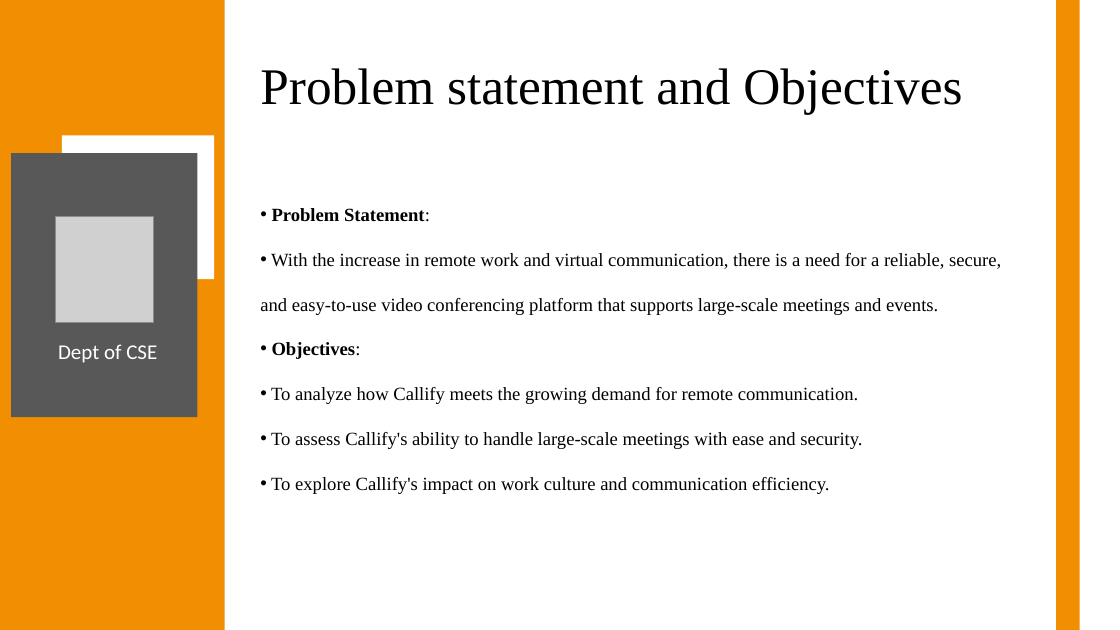
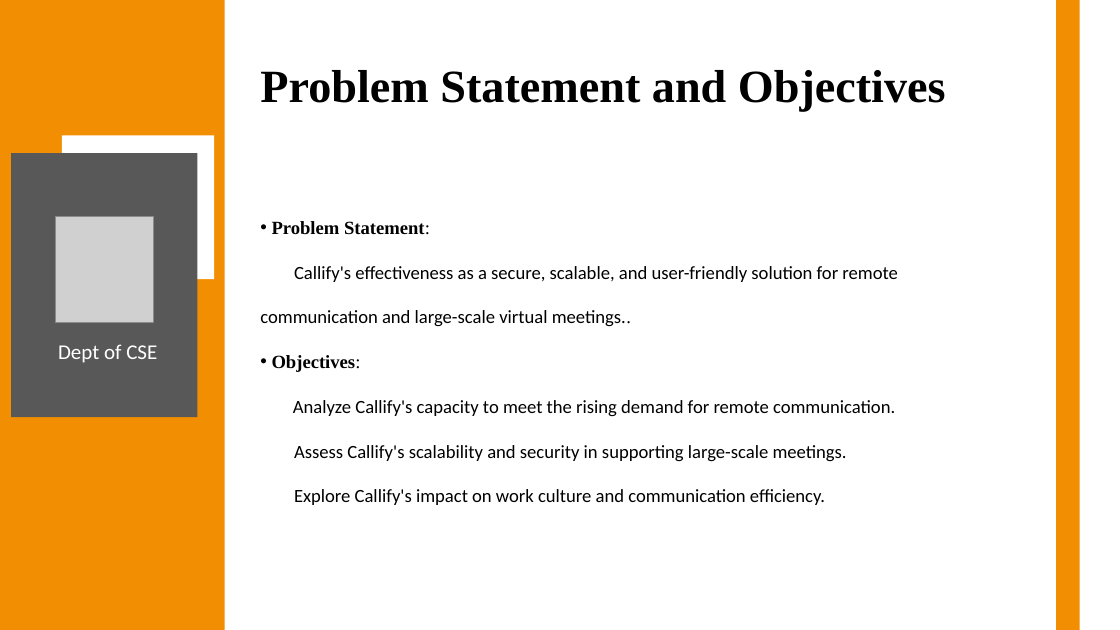
Before and after one commit to Anish202020/7th-Semester, a slide deck: slide 9 of Report & PPT/Project Work/Ppt/Callify Synopsis.pptx (slide 5 before the commit). Drawn at 1120x630 pixels with LibreOffice and Linux fonts; fonts in the diff are those of the drawing; grey boxes stand for pictures. Boxes give left, top, right and bottom in pixels: in the first picture for what was removed or moved away, otherwise in the second. Text is boxed around its words. In the diff, an @@ line names an element or a change of style, - is before the commit and + after.

Commit message:
commit changes

```diff
--- a/Report & PPT/Project Work/Ppt/Callify Synopsis.pptx
+++ b/Report & PPT/Project Work/Ppt/Callify Synopsis.pptx
@@ title at (260,70,946,111): text changed; size 44 to 39.6 pt; bold on @@
-Problem statement and Objectives
+Problem Statement and Objectives
@@ text "Problem Statement:": place and size @@
-text "Problem Statement:" at (260,208,1001,494)
+text "Problem Statement:" at (260,221,897,505)
@@ text at (260,266,897,327): text changed; font Times New Roman to Calibri @@
-• With the increase in remote work and virtual communication, there is a need for a reliable, secure, and easy-to-use video conferencing platform that supports large-scale meetings and events.
+Callify's effectiveness as a secure, scalable, and user-friendly solution for remote communication and large-scale virtual meetings..
@@ text at (293,400,895,505): text changed; font Times New Roman to Calibri @@
-• To analyze how Callify meets the growing demand for remote communication.
-• To assess Callify's ability to handle large-scale meetings with ease and security.
-• To explore Callify's impact on work culture and communication efficiency.
+Analyze Callify's capacity to meet the rising demand for remote communication.
+Assess Callify's scalability and security in supporting large-scale meetings.
+Explore Callify's impact on work culture and communication efficiency.
```
Also in this commit, not shown: 17 other slides changed, 7 slides added.
